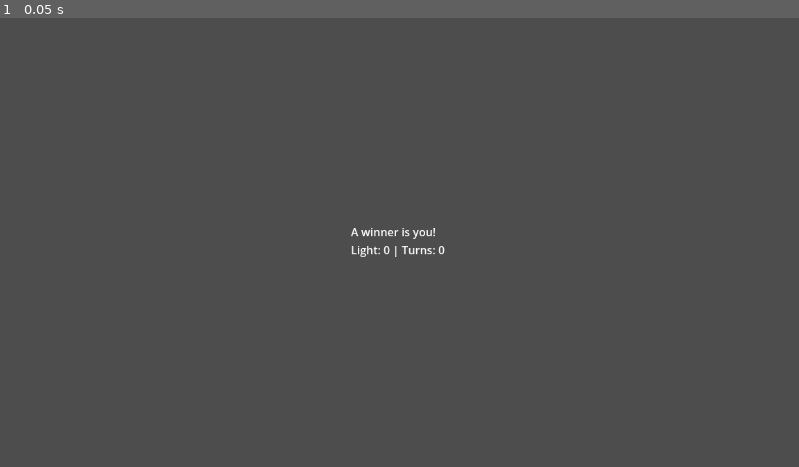
Above: before the commit, frame 1.
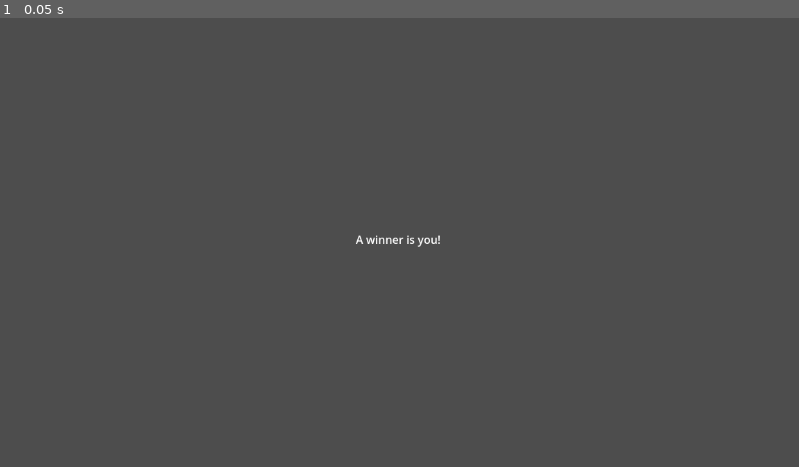
Above: after the commit, the same moment.

Repository: alex-mike-mark-again/godot-combat
Game: Godot game, scene res://game_won.tscn
Two runs of this game, one before a commit and one after it. Both use one fixed random seed, a clock stepped at 60 frames per second and the inputs below. This scene is started directly instead of the project's main scene.
Inputs:
- Up to frame 1 (0.05 s): no input

The runs differ from the first frame. In frame 1, 0.3% of the frame differs, in the area x 43-56%, y 46-54%.

Commit message:
Removes globals

Diff:
--- a/battle_manager.gd
+++ b/battle_manager.gd
@@ -4,7 +4,6 @@
 var selected = null
 var enemies
 var prevPlayerStats
-var globals
 var currentTroop
 var battleCount = 0
 var turnsTaken = 0
@@ -12,11 +11,9 @@
 @export var gameOver: Node
 @export var player: Node
 
-
 @export var troops = []
 
 func _ready():
-	globals = get_node("/root/Globals")
 	on_player_stage_win()
 	load_current_troop()
 	$next_button.hide()
@@ -54,8 +51,6 @@
 	if _player_win():
 		player.on_victory()
 		if !on_player_stage_win(): #this is kinda weird looking
-			globals.finalTurns = turnsTaken
-			globals.finalLight = player.hp
 			get_tree().change_scene_to_file("res://game_won.tscn")
 
 func _player_win():
@@ -72,6 +67,11 @@
 func on_enemy_killed(e):
 	player.apply_buff(e.buff)
 
+# TODO: Redo this end of stage stuff again.
+# on_player_stage_win should just. display the next button
+# get the player stats, display the troop's victory screen.
+# advance_to_next_stage SHOULD be what's called on the button press.
+# and that should unload the troop, load the new one, etc.
 func on_player_stage_win():
 	prevPlayerStats = player.get_stats()
 	$next_button.show()
--- a/game_won.gd
+++ b/game_won.gd
@@ -1,4 +1,4 @@
 extends Control
 
 func _ready():
-	$Label.text = "A winner is you!\nLight: "+str(get_node("/root/Globals").finalLight)+" | Turns: "+str(get_node("/root/Globals").finalTurns)
+	$Label.text = "A winner is you!"
--- a/globals.gd
+++ /dev/null
@@ -1,7 +0,0 @@
-extends Node
-
-var finalLight: int
-var finalTurns: int
-
-func _ready():
-	print("globals ready")
--- a/project.godot
+++ b/project.godot
@@ -15,10 +15,6 @@
 config/features=PackedStringArray("4.1", "Forward Plus")
 config/icon="res://icon.svg"
 
-[autoload]
-
-Globals="*res://globals.gd"
-
 [rendering]
 
 renderer/rendering_method="gl_compatibility"
